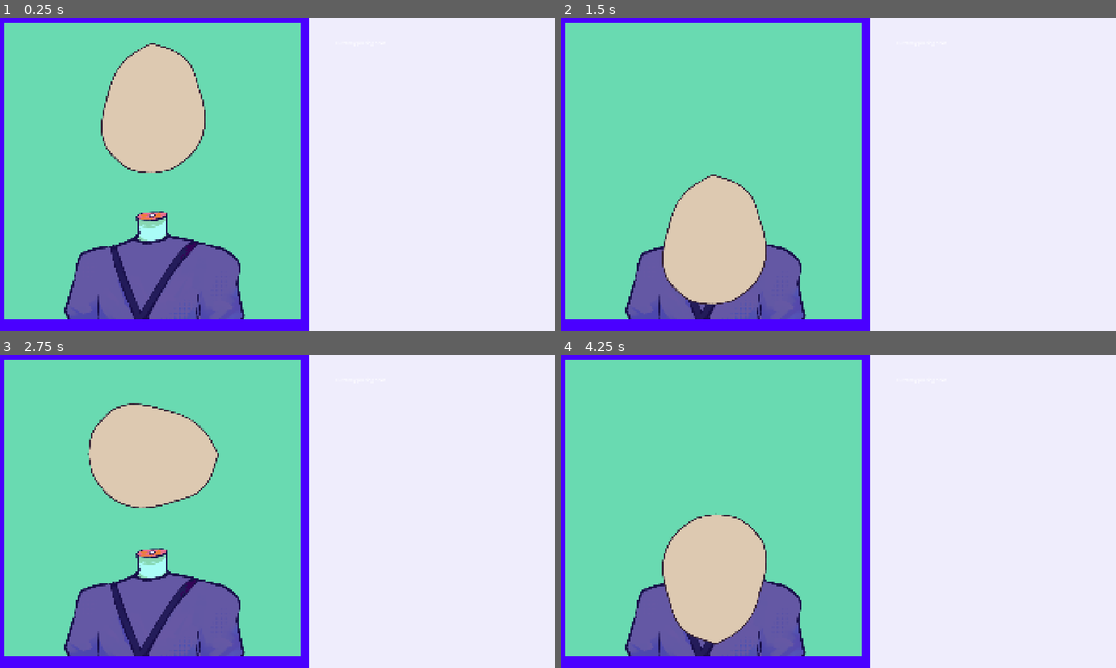
Above: before the commit, frames 1-4 (two rows, left to right).
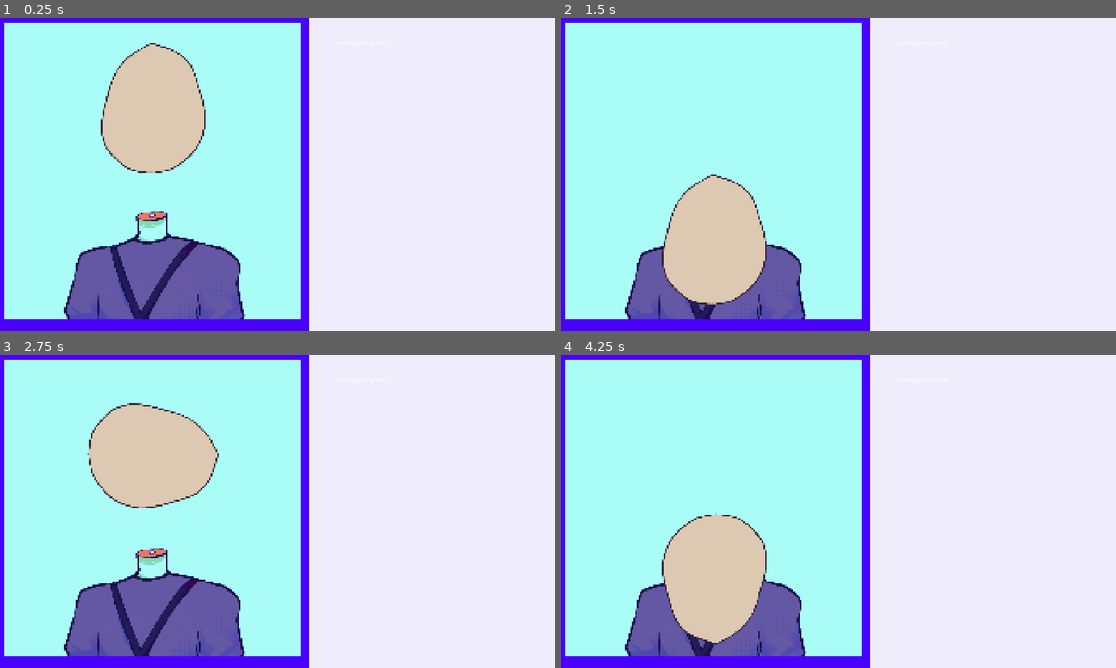
Above: after the commit, the same moments.

Repository: Herbeon/haven-toronto-game
Game: Godot game, scene res://game.tscn
Two runs of this game, one before a commit and one after it. Both use one fixed random seed, a clock stepped at 60 frames per second and the inputs below.
Inputs (mouse positions are in pixels of both pictures, inside the frame that each line leads up to):
- Up to frame 1 (0.25 s): no input
- Up to frame 2 (1.5 s): tap Enter at 0.5 s; move the mouse to (960, 158) at 0.52 s; hold Up 0.53-1.28 s; tap Left (rotate_ccwise, bound only after the commit) at 0.6 s; click (960, 158) at 0.67 s; tap Right (rotate_clockwise, bound only after the commit) at 0.8, 1.35 s; move the mouse to (727, 190) at 1.27 s; hold Down from 1.28 s (still down)
- Up to frame 3 (2.75 s): tap Left (rotate_ccwise, bound only after the commit) at 1.55, 2.1 s; move the mouse to (333, 442) at 2.02 s; release Down at 2.03 s; hold Up from 2.03 s (still down); tap Right (rotate_clockwise, bound only after the commit) at 2.3 s
- Up to frame 4 (4.25 s): move the mouse to (810, 574) at 2.77 s; tap Right (rotate_clockwise, bound only after the commit) at 2.85, 3.8 s; click (810, 574) at 2.92 s; tap Left (rotate_ccwise, bound only after the commit) at 3.05 s; move the mouse to (1005, 558) at 3.52 s; release Up at 3.53 s; hold Down from 3.53 s (still down); tap Alt at 3.6 s

The runs differ from the first frame. In frame 1, 37% of the frame differs, in the area x 0-55%, y 1-97%; in frame 2, 40%; in frame 3, 37%; in frame 4, 40%.

Commit message:
changed bg

Diff:
--- a/havenBounceBack/eye.gd
+++ b/havenBounceBack/eye.gd
@@ -3,7 +3,7 @@
 
 signal done_eye
 
-@export var speed = 600
+@export var speed = 420
 @export var visual = ["normal","frown","cori"].pick_random() # list of the different eyes
 
 var placing_eye = false
@@ -17,7 +17,7 @@
 	var direction_x = randf_range(-0.7,0.7)
 	# yay gambling
 
-	var direction_y = randf_range(-0.6,0.6)
+	var direction_y = randf_range(-0.5,0.5)
 	# yay more gambling
 
 	velocity = Vector2(direction_x,direction_y).normalized() * speed
@@ -36,6 +36,11 @@
 		if(Input.is_action_just_pressed("pause") && can_be_paused_now):
 			velocity = Vector2.ZERO
 			done_eye.emit()
+		if(Input.is_action_just_pressed("rotate_clockwise")):
+			$AnimatedSprite2D.rotate(PI/6)
+		if(Input.is_action_just_pressed("rotate_ccwise")):
+			$AnimatedSprite2D.rotate(-PI/6)
+
 		var collision = move_and_collide(velocity * delta)
 		# move and collide returns a boolean if it hits something
 		if collision:
--- a/havenBounceBack/game.tscn
+++ b/havenBounceBack/game.tscn
@@ -2,8 +2,8 @@
 
 [ext_resource type="Texture2D" uid="uid://d4b8sey340oqa" path="res://backgrounds/porple thing.png" id="1_e2o6t"]
 [ext_resource type="Script" uid="uid://hijeq1pt7gji" path="res://game.gd" id="1_fc0e3"]
-[ext_resource type="Texture2D" uid="uid://6eodjt2bm565" path="res://backgrounds/green bg.png" id="2_feb5d"]
 [ext_resource type="PackedScene" uid="uid://xjdeec8kqs80" path="res://eye.tscn" id="3_feb5d"]
+[ext_resource type="Texture2D" uid="uid://brd1dgywy1nsp" path="res://backgrounds/cyan bg.png" id="3_ryrav"]
 [ext_resource type="PackedScene" uid="uid://djicpc76ou862" path="res://head.tscn" id="4_7jktm"]
 [ext_resource type="PackedScene" uid="uid://dpfcb61p4xb8e" path="res://torso.tscn" id="4_ryrav"]
 
@@ -52,7 +52,7 @@
 offset_top = 16.0
 offset_right = 1040.0
 offset_bottom = 1040.0
-texture = ExtResource("2_feb5d")
+texture = ExtResource("3_ryrav")
 
 [node name="torso" parent="." unique_id=447771115 instance=ExtResource("4_ryrav")]
 z_index = 1
--- a/havenBounceBack/project.godot
+++ b/havenBounceBack/project.godot
@@ -37,6 +37,16 @@
 "events": [Object(InputEventKey,"resource_local_to_scene":false,"resource_name":"","device":-1,"window_id":0,"alt_press …(191 unchanged characters)…
 ]
 }
+rotate_clockwise={
+"deadzone": 0.2,
+"events": [Object(InputEventKey,"resource_local_to_scene":false,"resource_name":"","device":-1,"window_id":0,"alt_pressed":false,"shift_pressed":false,"ctrl_pressed":false,"meta_pressed":false,"pressed":false,"keycode":0,"physical_keycode":4194321,"key_label":0,"unicode":0,"location":0,"echo":false,"script":null)
+]
+}
+rotate_ccwise={
+"deadzone": 0.2,
+"events": [Object(InputEventKey,"resource_local_to_scene":false,"resource_name":"","device":-1,"window_id":0,"alt_pressed":false,"shift_pressed":false,"ctrl_pressed":false,"meta_pressed":false,"pressed":false,"keycode":0,"physical_keycode":4194319,"key_label":0,"unicode":0,"location":0,"echo":false,"script":null)
+]
+}
 
 [physics]
 
Binary file added: havenBounceBack/backgrounds/cyan bg.png
Not shown, added: havenBounceBack/backgrounds/cyan bg.png.import
Not shown, changed: havenBounceBack/images and character assets/herby draws stuff on krita.kra
Not shown, changed: havenBounceBack/images and character assets/herby draws stuff on krita.kra~
